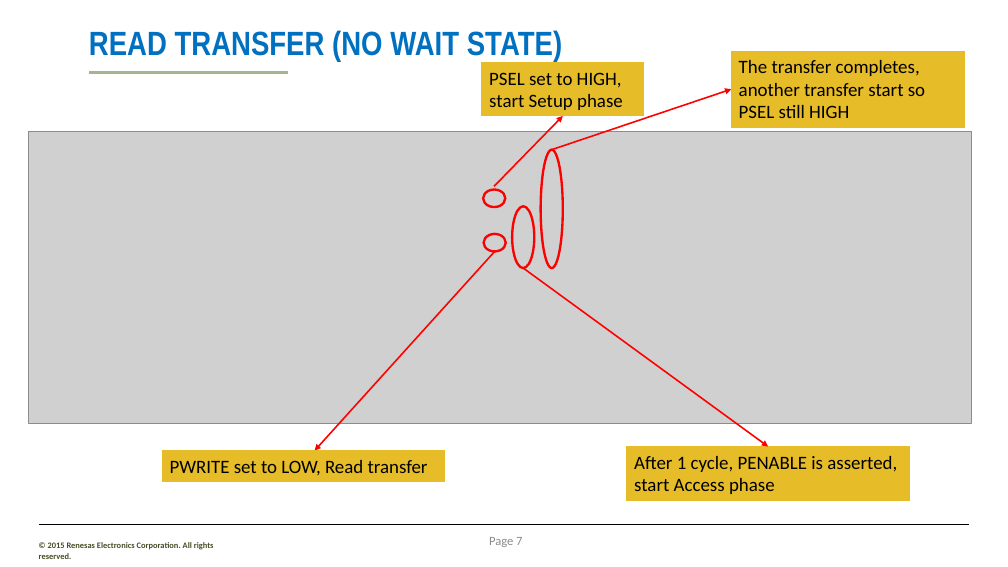
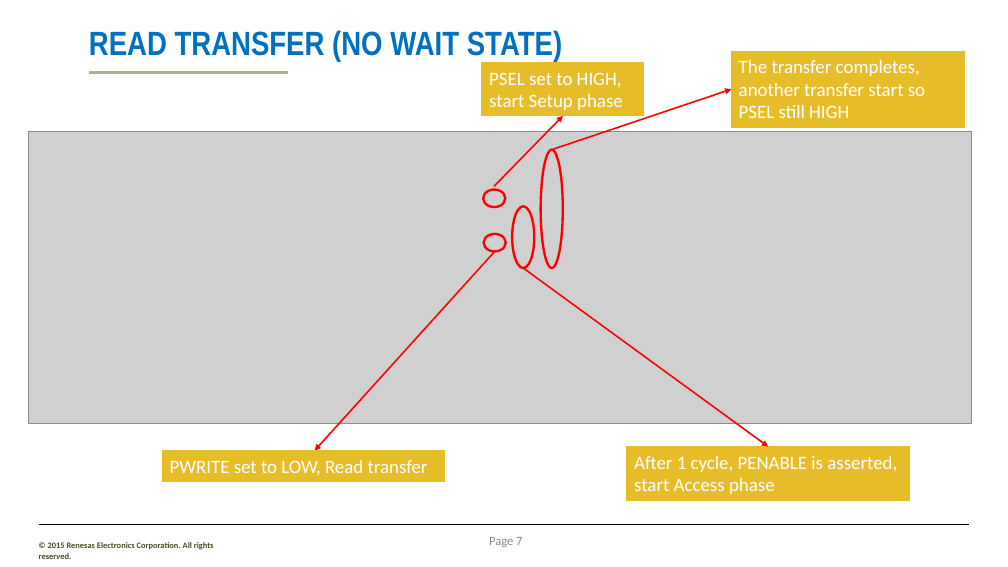
Before and after one commit to nguyenconghuan95/huan.nguyen, a slide deck: slide 7 of APB_Present.pptx. Drawn at 1008x567 pixels with LibreOffice and Linux fonts; fonts in the diff are those of the drawing; grey boxes stand for pictures; background and template pictures are left out. Boxes give left, top, right and bottom in pixels: in the first picture for what was removed or moved away, otherwise in the second. Text is boxed around its words. In the diff, an @@ line names an element or a change of style, - is before the commit and + after.

Commit message:
Updated APB presentation

```diff
--- a/APB_Present.pptx
+++ b/APB_Present.pptx
@@ text colour #000000 to #FFFFFF in 4 elements at (x1=482, y1=63, x2=644, y2=116), (x1=162, y1=451, x2=445, y2=481), (x1=627, y1=447, x2=910, y2=501), (x1=731, y1=51, x2=965, y2=127) @@
```
Also in this commit, not shown: 1 other slide changed.
